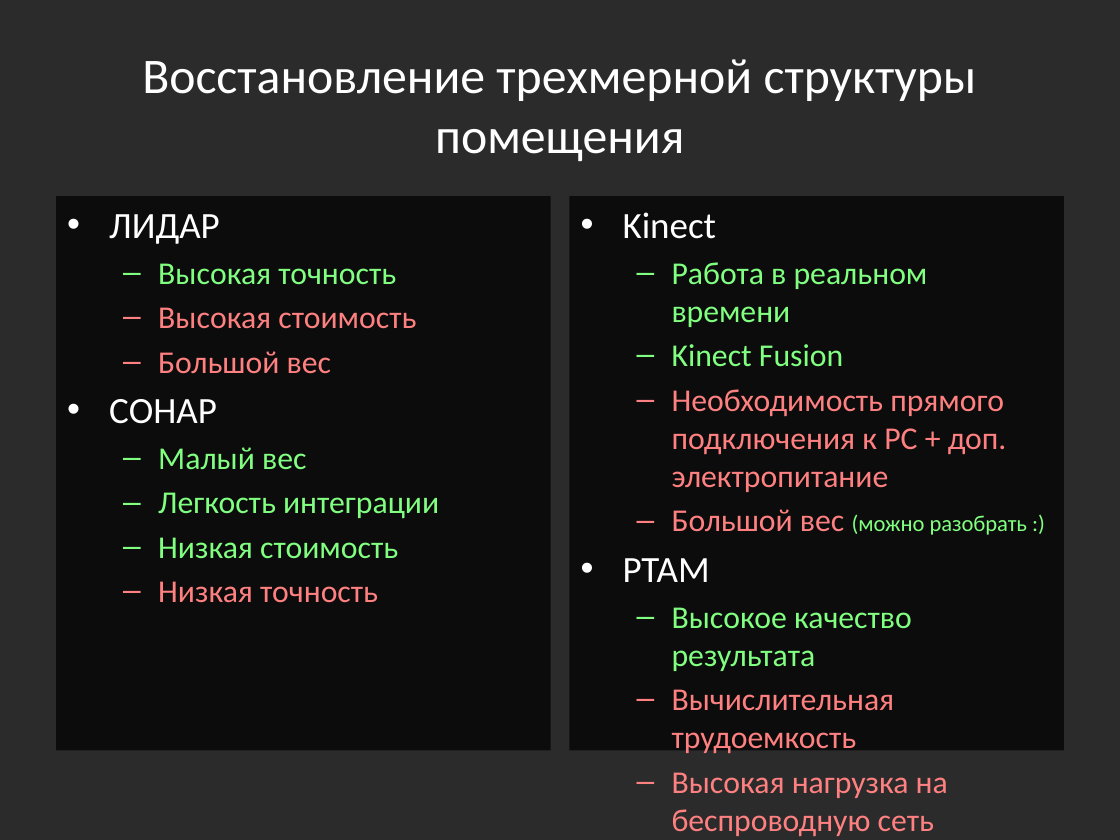
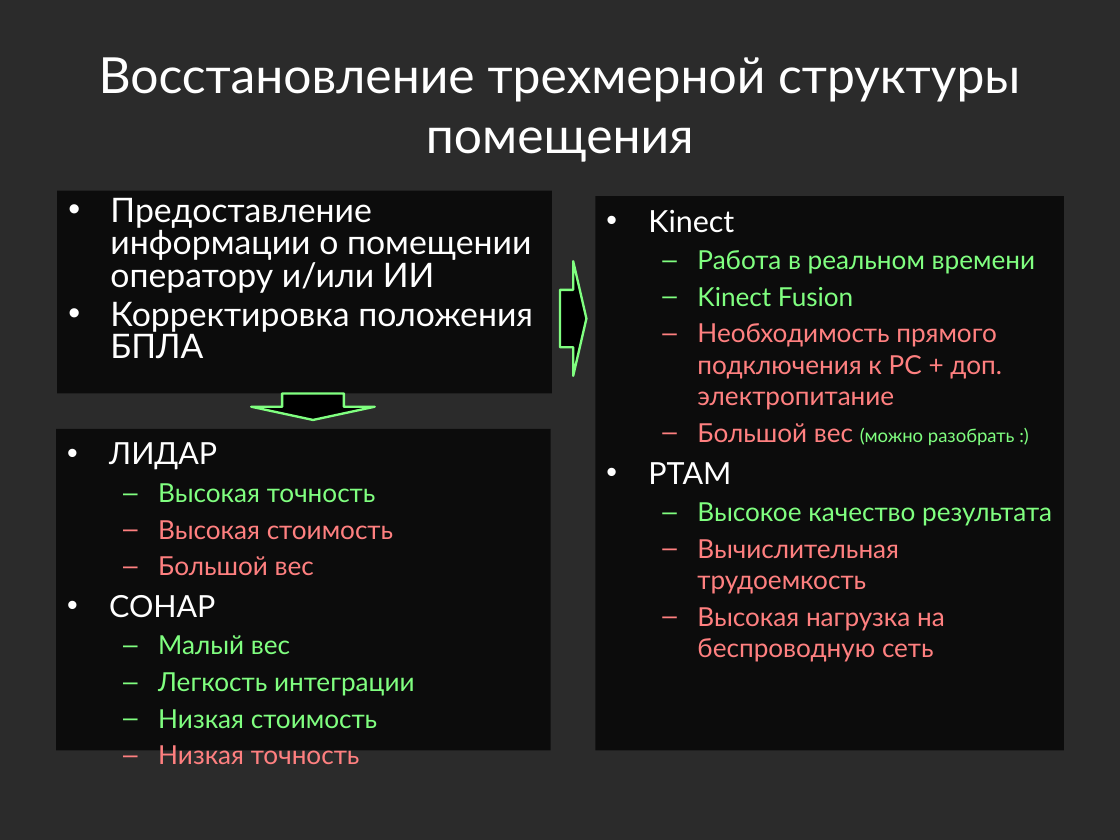
Before and after one commit to yaceq/quadro-xds, a slide deck: slide 12 of Docs/Medias2012_dhg.pptx (slide 11 before the commit). Drawn at 1120x840 pixels with LibreOffice and Linux fonts; fonts in the diff are those of the drawing; background and template pictures are left out; a plain dark background stands for a picture behind light text. Boxes give left, top, right and bottom in pixels: in the first picture for what was removed or moved away, otherwise in the second. Text is boxed around its words. In the diff, an @@ line names an element or a change of style, - is before the commit and + after.

```diff
--- a/Docs/Medias2012_dhg.pptx
+++ b/Docs/Medias2012_dhg.pptx
@@ title "Восстановление трехмерной структуры помещения" at bbox=[99, 57, 1020, 162]: font Calibri to Lato @@
@@ rectangle added at bbox=[57, 190, 552, 393], fill #000000 at 70% opacity, 21.7 pt, text #FFFFFF @@
+• Предоставление информации о помещении оператору и/или ИИ
+• Корректировка положения БПЛА
@@ text "Kinect": place and size @@
-text "Kinect" at bbox=[569, 196, 1064, 750]
+text "Kinect" at bbox=[595, 196, 1064, 750]
@@ text "Kinect" at bbox=[595, 196, 1064, 750]: size 23.8 to 19.6 pt in "Kinect", "PTAM"; font Calibri to Lato; size 20.4 to 16.8 pt in "Работа в реальном времени", "Kinect Fusion", "Необходимость прямого подключения к PC + доп. ...", "Большой вес" and 3 more places; size 14.4 to 11.9 pt in "(можно разобрать :)" @@
@@ right arrow added at bbox=[560, 261, 587, 375], fill #000000, outline #80FF80 1.5 pt @@
@@ down arrow added at bbox=[251, 393, 374, 420], fill #000000, outline #80FF80 1.5 pt @@
@@ text "ЛИДАР": place and size @@
-text "ЛИДАР" at bbox=[56, 196, 551, 750]
+text "ЛИДАР" at bbox=[56, 429, 551, 750]
@@ text "ЛИДАР" at bbox=[56, 429, 551, 750]: size 23.8 to 19.6 pt in "ЛИДАР", "СОНАР"; font Calibri to Lato, size 20.4 to 16.8 pt @@
```
Also in this commit, not shown: 11 other slides changed, 1 slide added, 6 other files.
